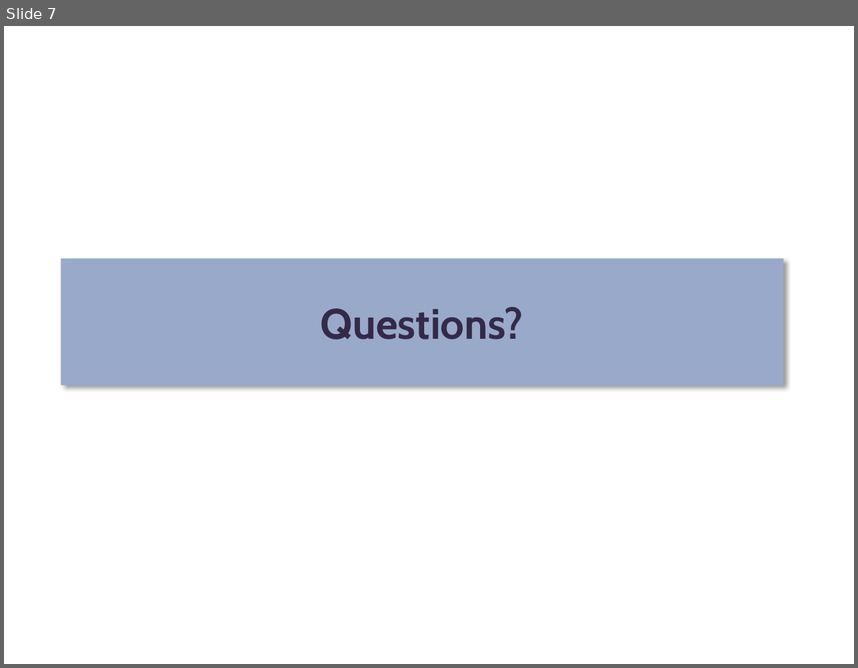
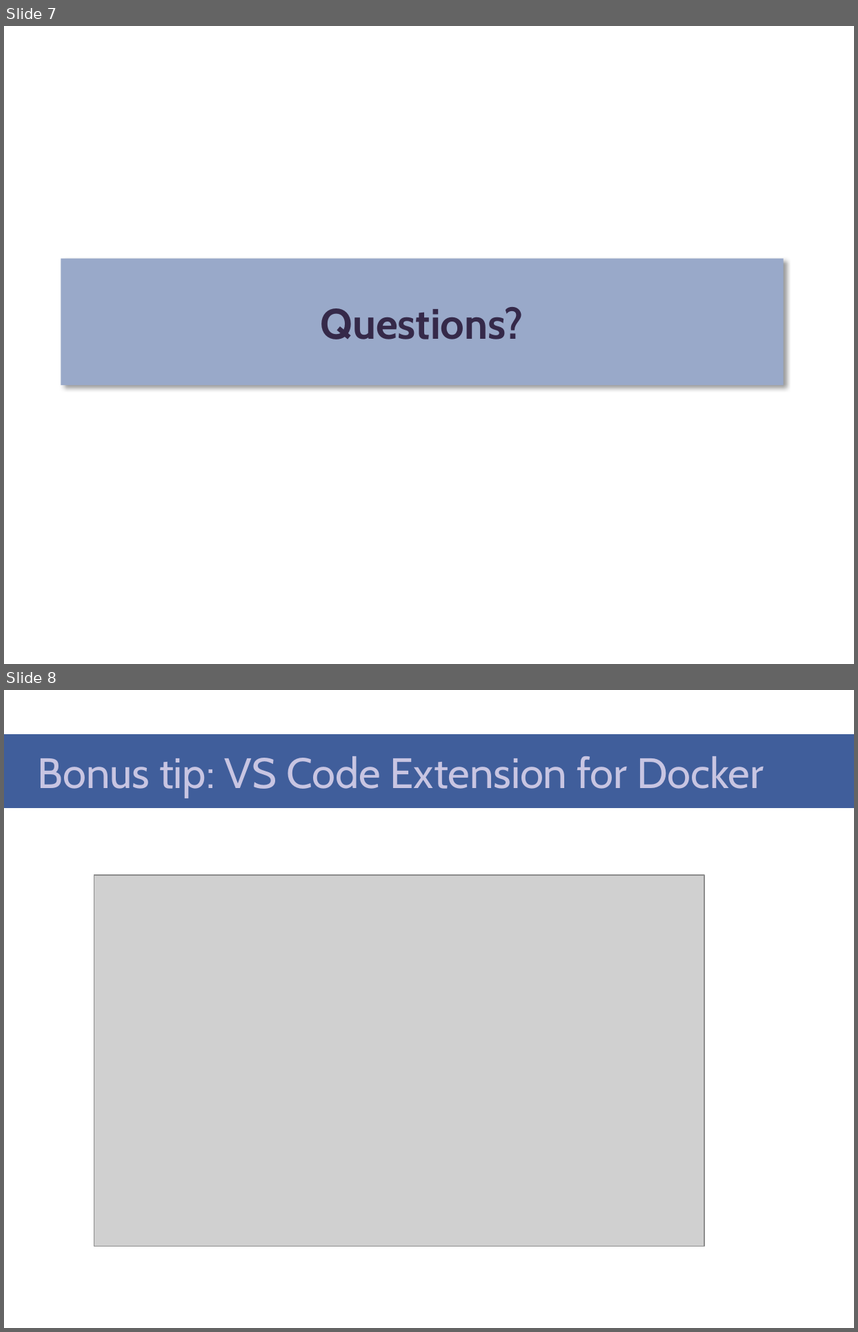
Before and after one commit to gravejester/psconfeu2018-shared, a slide deck: presentation/Jan Egil Ring & Øyvind Kallstad - Containers - Where is my PowerShell.pptx. Shown one above the other, each under a label of ours: slide 7 before the commit, slides 7 and 8 after it. The pictures are 858x668 and 858x1332 pixels, drawn with LibreOffice and Linux fonts; fonts in the diff are those of the drawing; grey boxes stand for pictures; background and template pictures are left out. Boxes give left, top, right and bottom in pixels: in the first picture for what was removed or moved away, otherwise in the second. Text is boxed around its words. In the diff, an @@ line names an element or a change of style, - is before the commit and + after.

Commit message:
Adds bonus tip regarding VS Code extension

```diff
--- a/presentation/Jan Egil Ring & Øyvind Kallstad - Containers - Where is my PowerShell.pptx
+++ b/presentation/Jan Egil Ring & Øyvind Kallstad - Containers - Where is my PowerShell.pptx
@@ slide 8 added at bbox=[4, 690, 854, 1328], background picture (left out) @@
@@ title added at bbox=[4, 734, 854, 808], fill #405E9B, 36 pt, text #C8C5E2 @@
+Bonus tip: VS Code Extension for Docker
@@ picture added at bbox=[94, 876, 704, 1246] @@
```
Also in this commit, not shown: 1 slide changed, 1 other slide added.
